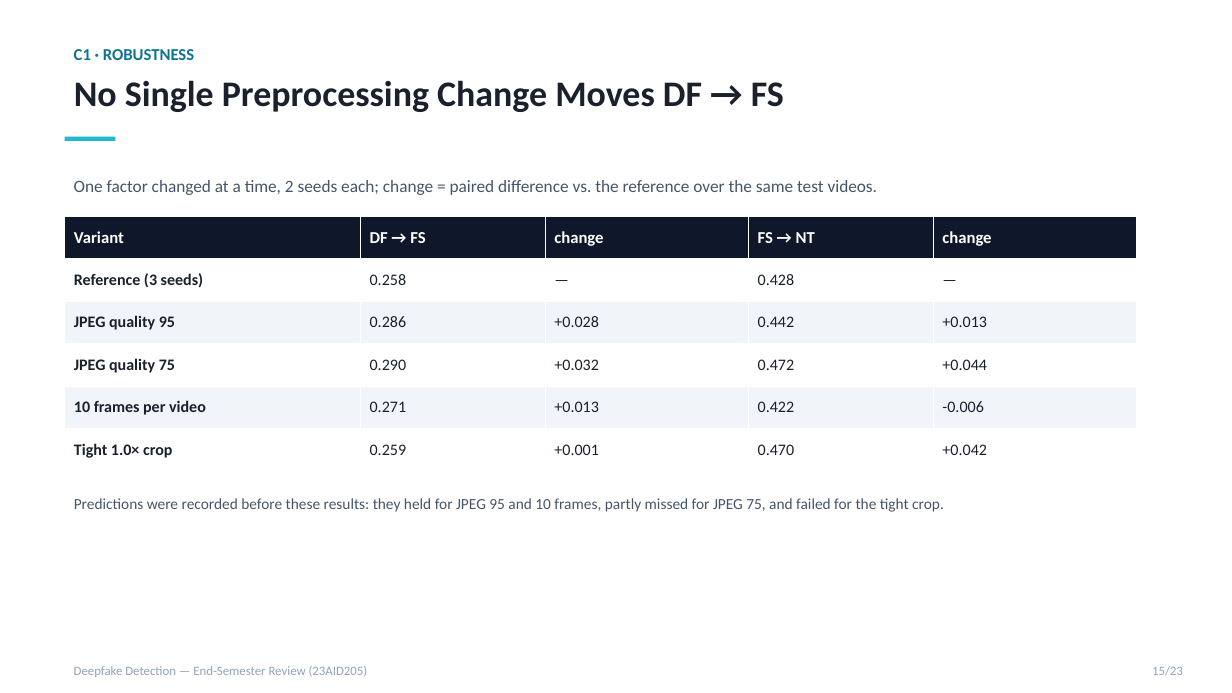
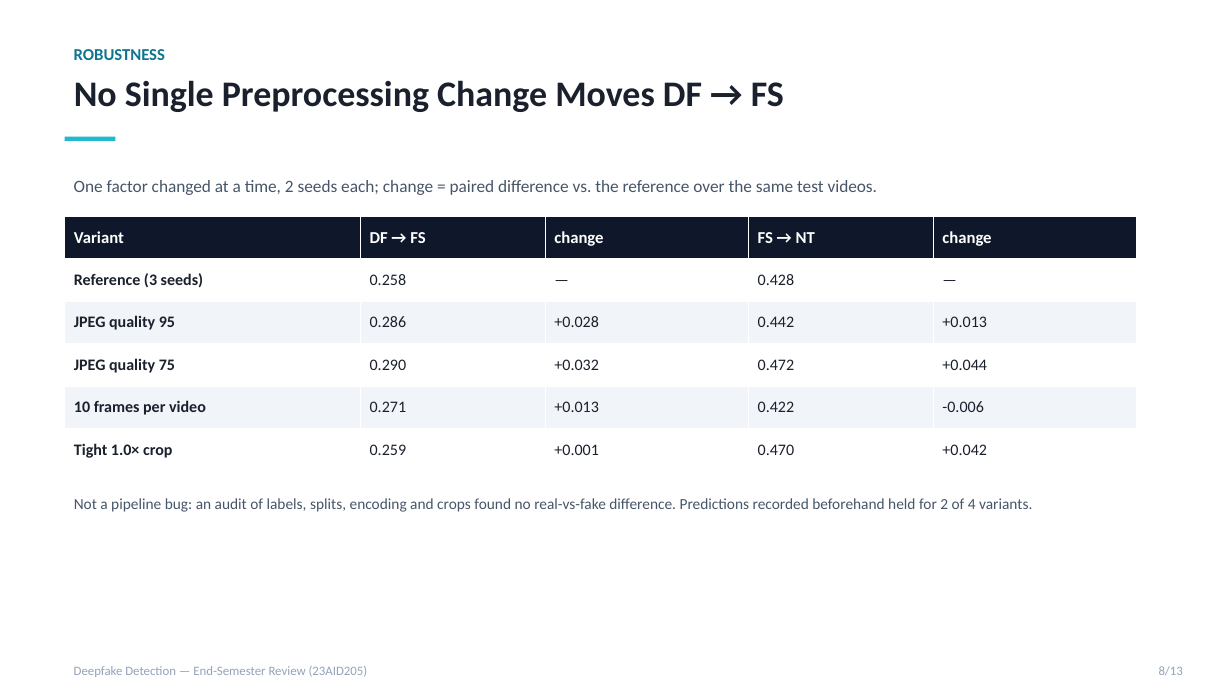
Before and after one commit to DUNE-ODYSSEY/deepfake-detection, a slide deck: slide 8 of docs/end_review_presentation.pptx (slide 15 before the commit). Drawn at 1232x693 pixels with LibreOffice and Linux fonts; fonts in the diff are those of the drawing. Boxes give left, top, right and bottom in pixels: in the first picture for what was removed or moved away, otherwise in the second. Text is boxed around its words. In the diff, an @@ line names an element or a change of style, - is before the commit and + after.

```diff
--- a/docs/end_review_presentation.pptx
+++ b/docs/end_review_presentation.pptx
@@ text at [74, 49, 165, 60]: text changed @@
-C1 · ROBUSTNESS
+ROBUSTNESS
@@ text at [74, 498, 1032, 512]: text changed @@
-Predictions were recorded before these results: they held for JPEG 95 and 10 frames, partly missed for JPEG 75, and failed for the tight crop.
+Not a pipeline bug: an audit of labels, splits, encoding and crops found no real-vs-fake difference. Predictions recorded beforehand held for 2 of 4 variants.
@@ text at [1159, 666, 1183, 675]: text changed @@
-15/23
+8/13
```
Also in this commit, not shown: 10 other slides changed, 1 slide added, 11 slides removed.
